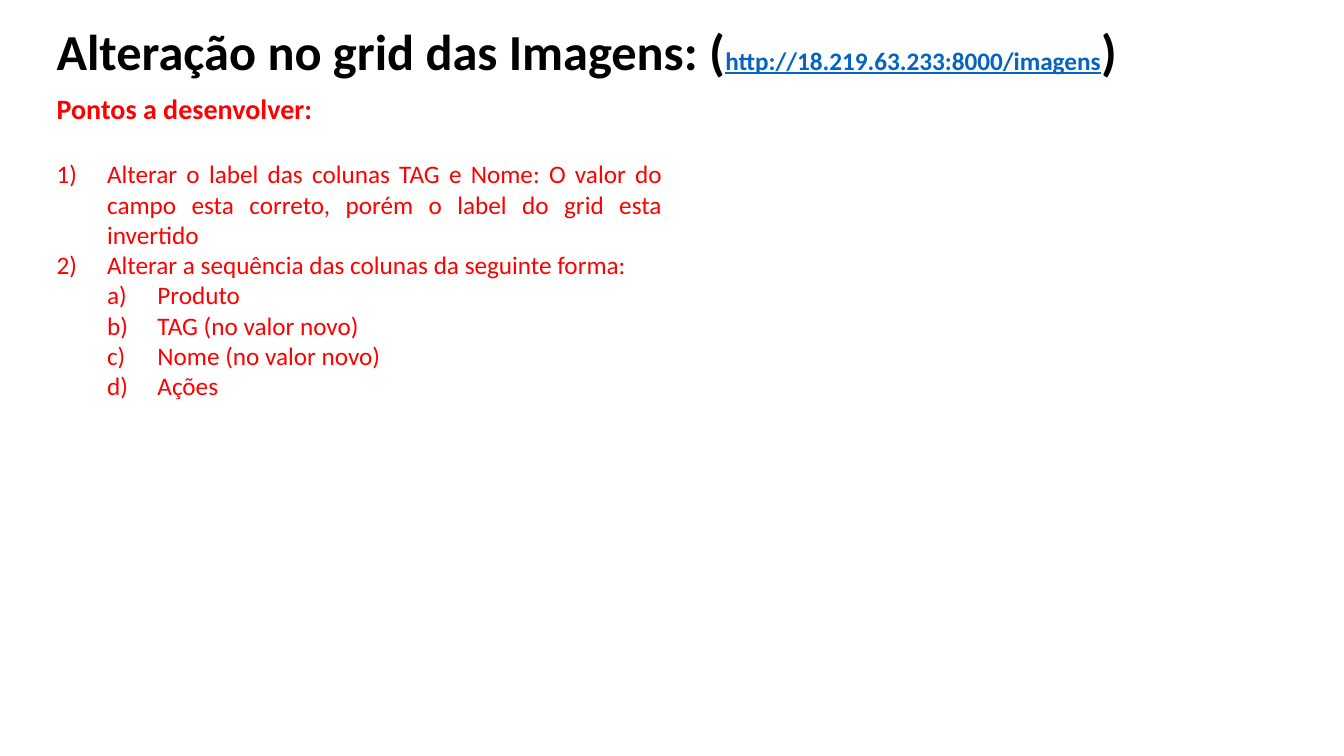
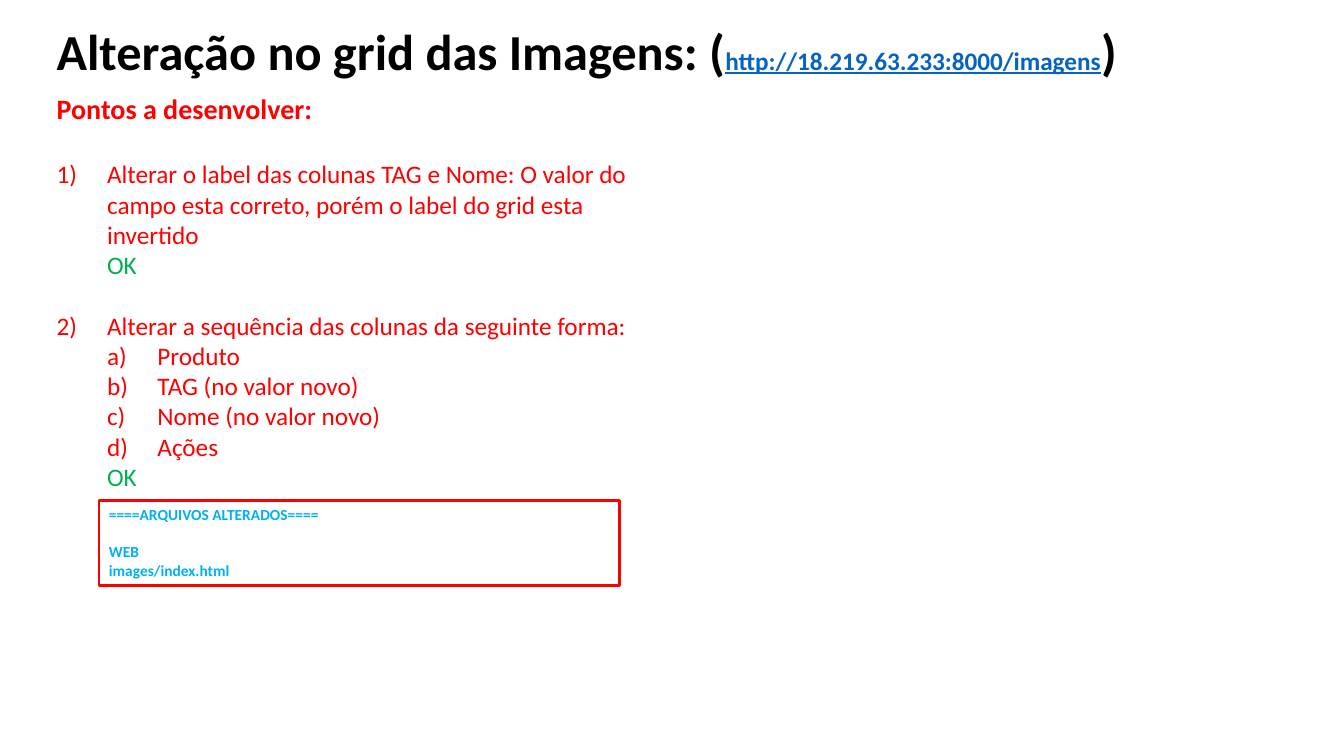
Before and after one commit to marbueno/Bradoo, a slide deck: slide 6 of documentos/Bradoo - Proptipo de Tela V3 - 20190625.pptx. Drawn at 1344x756 pixels with LibreOffice and Linux fonts; fonts in the diff are those of the drawing. Boxes give left, top, right and bottom in pixels: in the first picture for what was removed or moved away, otherwise in the second. Text is boxed around its words. In the diff, an @@ line names an element or a change of style, - is before the commit and + after.

```diff
--- a/documentos/Bradoo - Proptipo de Tela V3 - 20190625.pptx
+++ b/documentos/Bradoo - Proptipo de Tela V3 - 20190625.pptx
@@ text at <box>107,165,625,274</box>: text changed @@
-1) Alterar o label das colunas TAG e Nome: O valor do campo esta correto, porém o label do grid esta invertido
+1) Alterar o label das colunas TAG e Nome: O valor do campo esta correto, porém o label do grid esta invertido
+   OK
@@ text at <box>107,317,625,461</box>: alignment justified to left @@
@@ text at <box>107,469,137,486</box>: paragraph added @@
+  OK
@@ rectangle added at <box>99,501,620,586</box>, outline #FF0000 1.75 pt, 11 pt, text #00B0F0, bold @@
+====ARQUIVOS ALTERADOS====
+WEB
+images/index.html
```
Also in this commit, not shown: 5 other slides changed, 3 other files.
